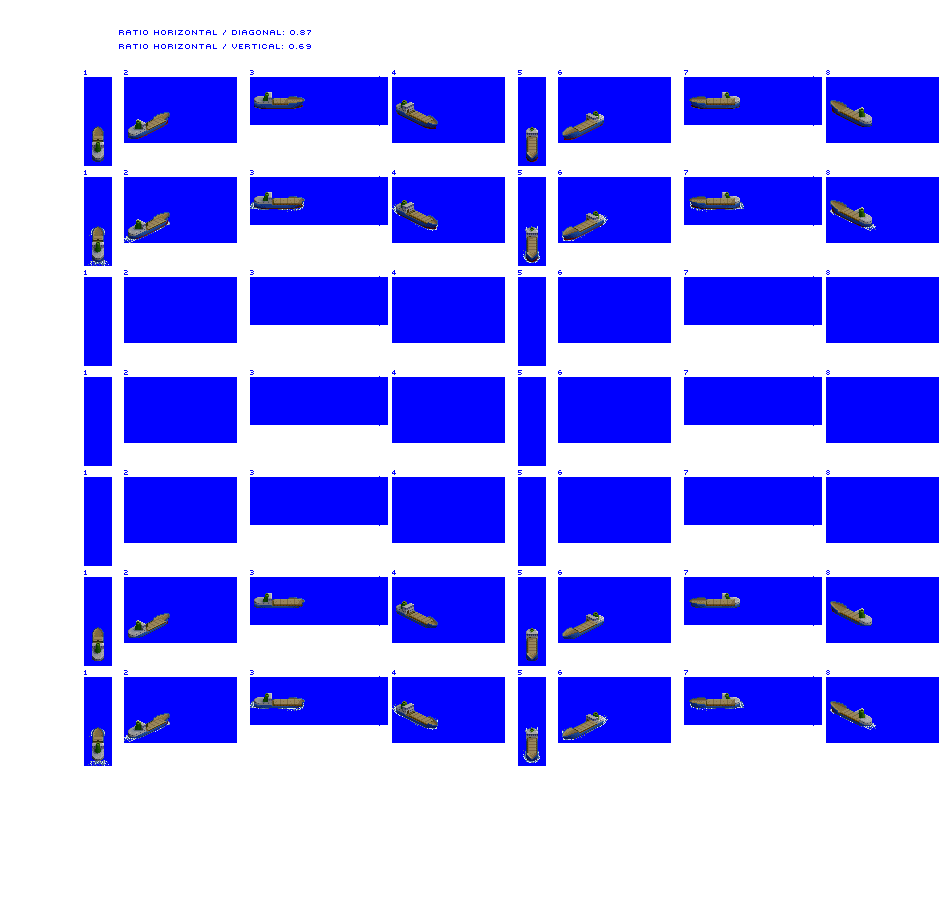
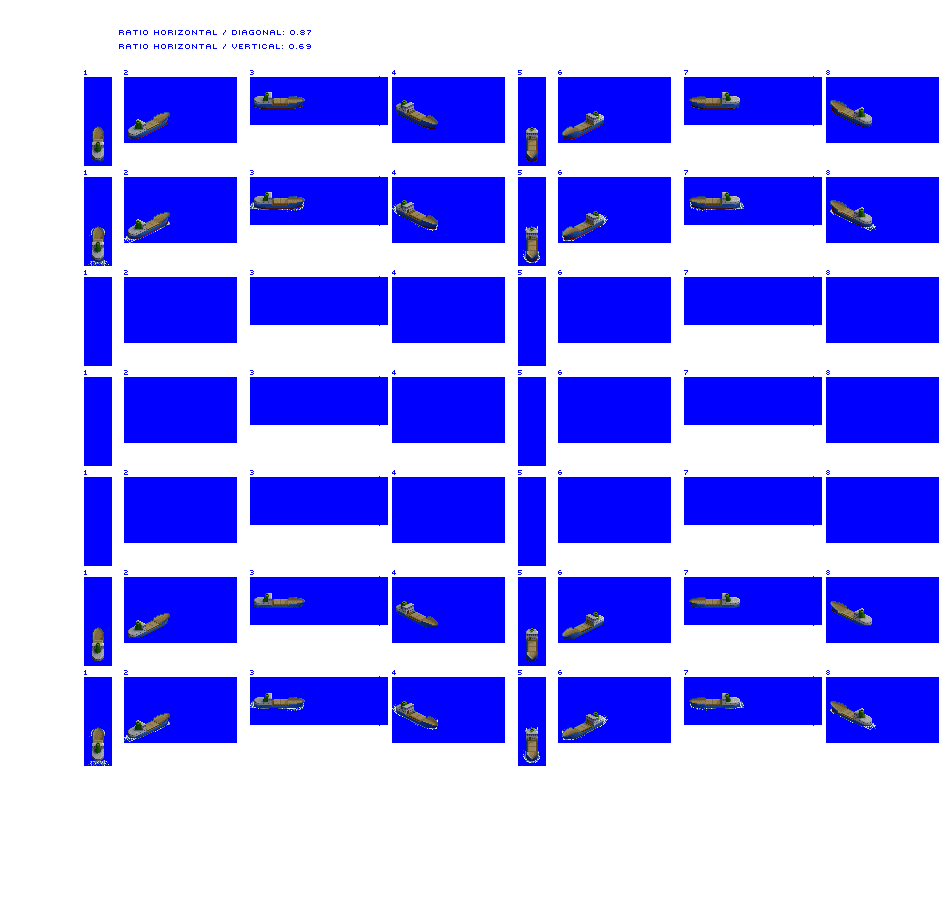
Before/after of a 950×900 layered artwork. What changed in the layer stack:
painted on "Hatch covers" over [93, 98, 860, 753]
moved "Trader unloaded" above "Trader loaded", painted on it over [93, 98, 860, 252]
